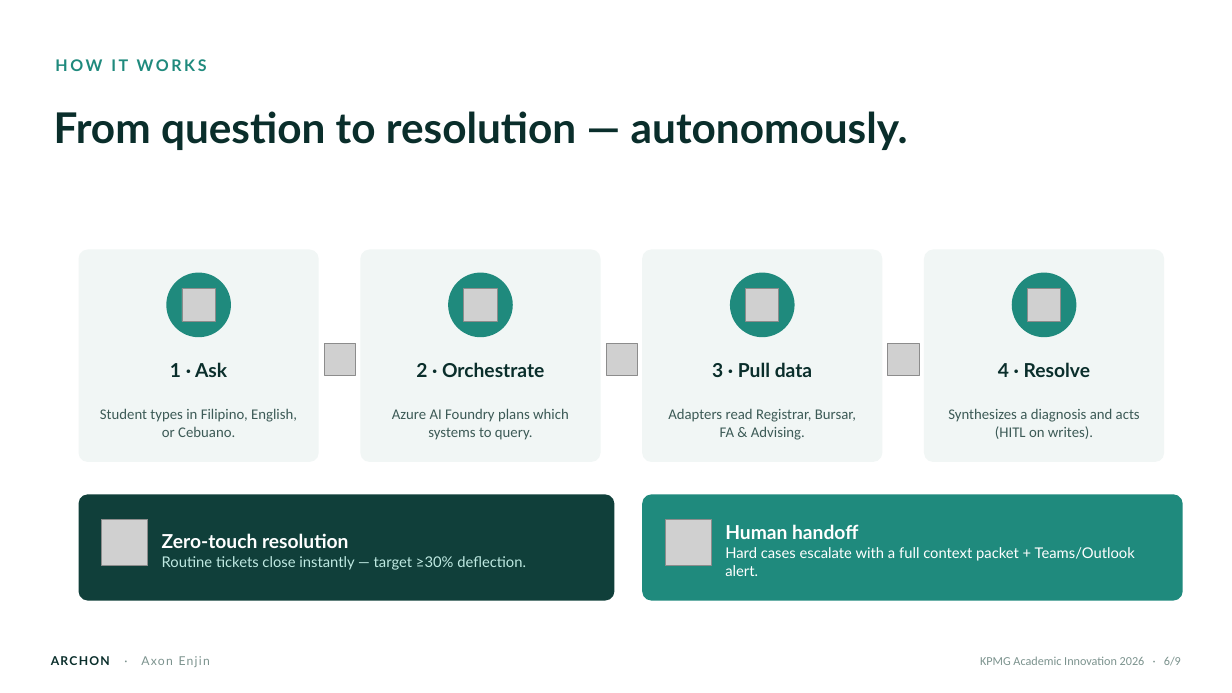
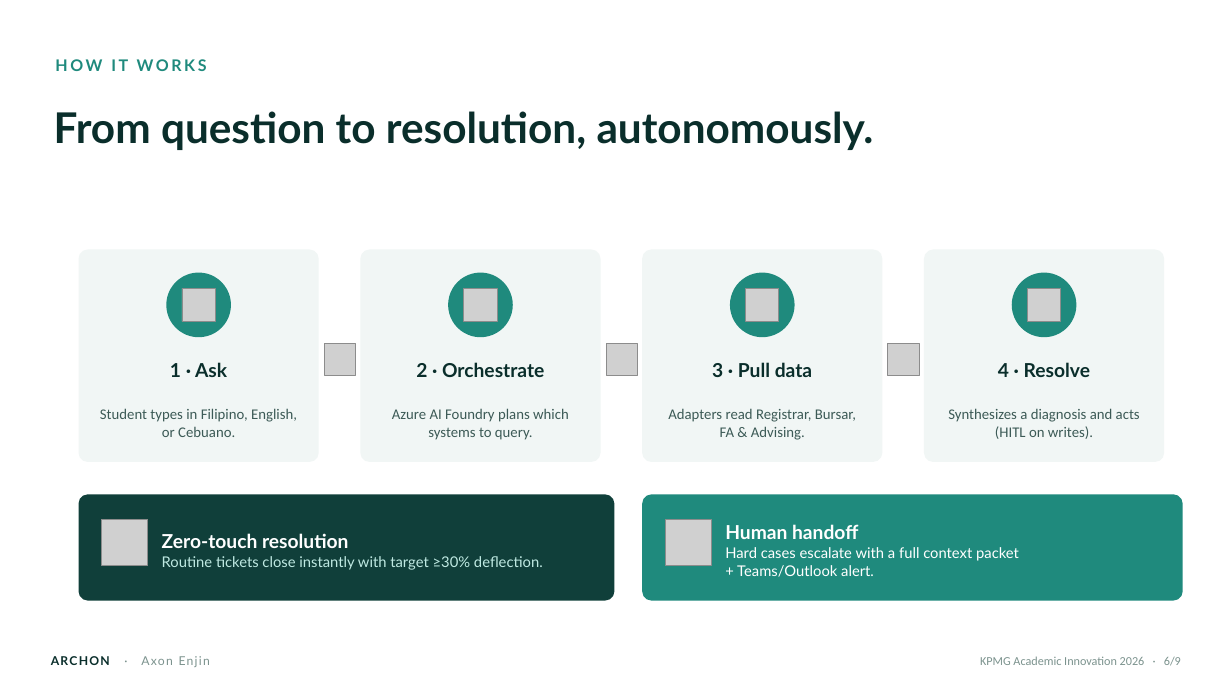
Before and after one commit to Axon-Enjin/archon, a slide deck: slide 6 of deck/Archon-KPMG-Pitch.pptx. Drawn at 1232x693 pixels with LibreOffice and Linux fonts; fonts in the diff are those of the drawing; grey boxes stand for pictures. Boxes give left, top, right and bottom in pixels: in the first picture for what was removed or moved away, otherwise in the second. Text is boxed around its words. In the diff, an @@ line names an element or a change of style, - is before the commit and + after.

```diff
--- a/deck/Archon-KPMG-Pitch.pptx
+++ b/deck/Archon-KPMG-Pitch.pptx
@@ text at (x1=54, y1=111, x2=874, y2=150): text changed @@
-From question to resolution — autonomously.
+From question to resolution, autonomously.
@@ text at (x1=162, y1=556, x2=543, y2=570): text changed @@
-Routine tickets close instantly — target ≥30% deflection.
+Routine tickets close instantly with target ≥30% deflection.
@@ text at (x1=725, y1=547, x2=1019, y2=577): text changed @@
-Hard cases escalate with a full context packet + Teams/Outlook alert.
+Hard cases escalate with a full context packet
++ Teams/Outlook alert.
```
Also in this commit, not shown: 5 other slides changed.
